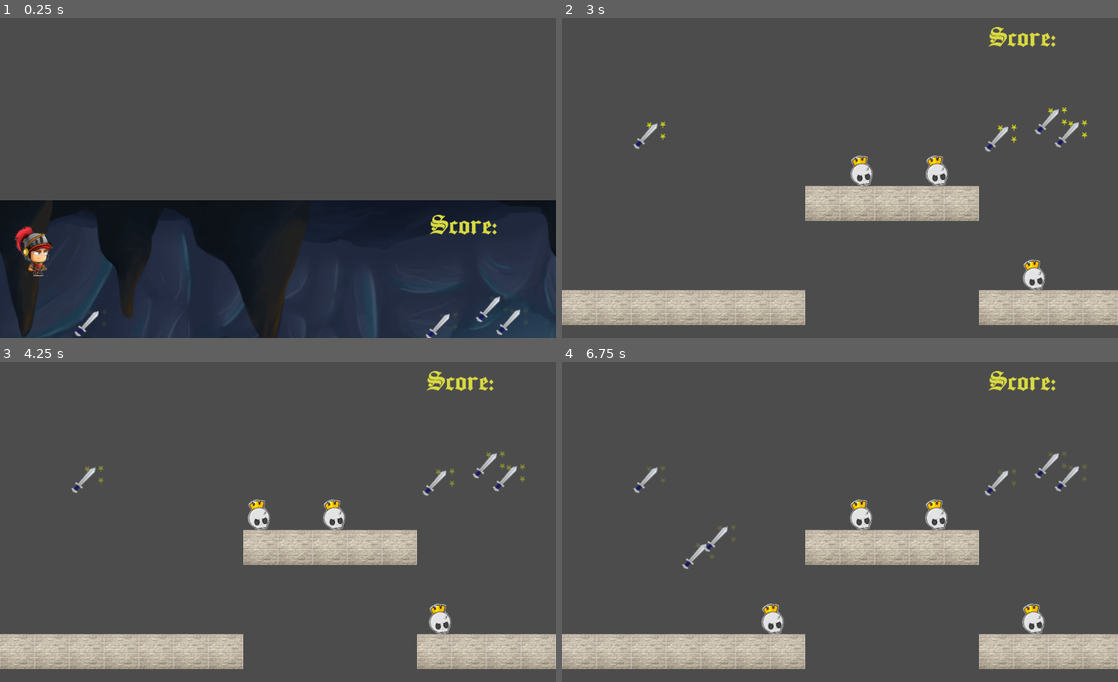
Above: before the commit, frames 1-4 (two rows, left to right).
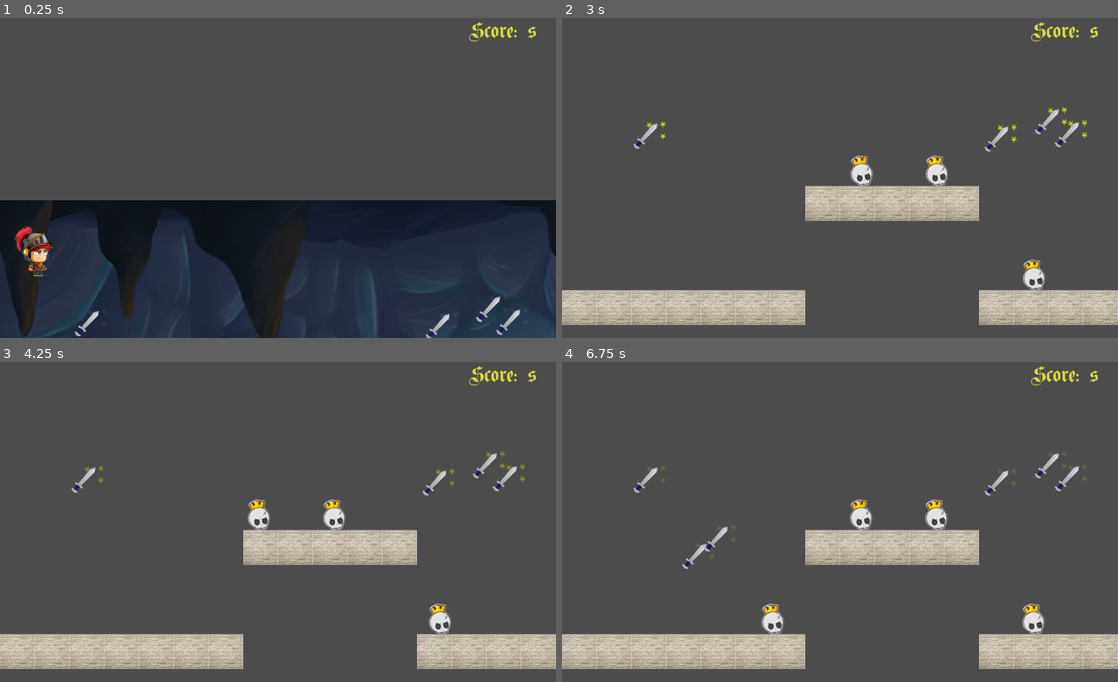
Above: after the commit, the same moments.

Repository: FelicePollano/Gona
Game: Godot game, scene res://src/Levels/Level1.tscn
Same seed, same stepped clock (60 frames per second), same inputs: the game is played once before the commit and once after it.
Inputs:
- Up to frame 1 (0.25 s): no input
- Up to frame 2 (3 s): hold D (move_right) 0.53-2.03 s; tap Space (jump) at 0.77, 1.52, 2.75 s; tap Enter at 2 s; hold A (move_left) 2.03-2.78 s; hold D (move_right) from 2.78 s (still down)
- Up to frame 3 (4.25 s): keep holding D (move_right); tap Space (jump) at 3.02, 3.77 s
- Up to frame 4 (6.75 s): release D (move_right) at 4.28 s; hold A (move_left) 4.28-5.03 s; tap Space (jump) at 4.52, 6.02 s; hold D (move_right) 5.03-5.78 s; hold A (move_left) from 5.78 s (still down); tap Enter at 6.5 s

The runs differ from the first frame. In frame 1, 0.6% of the frame differs, in the area x 77-97%, y 1-68%; in frame 2, 0.5%; in frame 3, 0.5%; in frame 4, 0.5%.

Commit message:
added better font

Diff:
--- a/src/Levels/Level1.tscn
+++ b/src/Levels/Level1.tscn
@@ -56,7 +56,9 @@
 "_edit_vertical_guides_": [ 480.25 ]
 }
 
-[node name="Score" parent="." instance=ExtResource( 9 )]
+[node name="CanvasLayer" type="CanvasLayer" parent="."]
+
+[node name="Score" parent="CanvasLayer" instance=ExtResource( 9 )]
 
 [node name="ParallaxBackground" type="ParallaxBackground" parent="."]
 scroll_offset = Vector2( 1, 0 )
--- a/src/UI/Score.tscn
+++ b/src/UI/Score.tscn
@@ -1,9 +1,9 @@
 [gd_scene load_steps=3 format=2]
 
-[ext_resource path="res://assets/Ancient Medium.ttf" type="DynamicFontData" id=1]
+[ext_resource path="res://assets/Plain Germanica.ttf" type="DynamicFontData" id=1]
 
 [sub_resource type="DynamicFont" id=1]
-size = 55
+size = 36
 outline_color = Color( 0.835294, 0.823529, 0.105882, 1 )
 font_data = ExtResource( 1 )
 
@@ -16,12 +16,14 @@
 
 [node name="Label" type="Label" parent="."]
 modulate = Color( 0.854902, 0.858824, 0.254902, 1 )
-margin_left = 785.091
-margin_top = 12.8972
-margin_right = 860.091
-margin_bottom = 50.8972
+anchor_left = 1.0
+anchor_right = 1.0
+margin_left = -161.0
+margin_top = 15.0
+margin_right = -34.0
+margin_bottom = 55.0
 custom_fonts/font = SubResource( 1 )
-text = "Score:"
+text = "Score: %s"
 __meta__ = {
 "_edit_use_anchors_": false,
 "_editor_description_": ""
Binary file added: assets/Embossed Germanica.ttf
Binary file added: assets/Fluted Germanica.ttf
Binary file added: assets/Plain Germanica.ttf
Binary file added: assets/Shadowed Germanica.ttf
